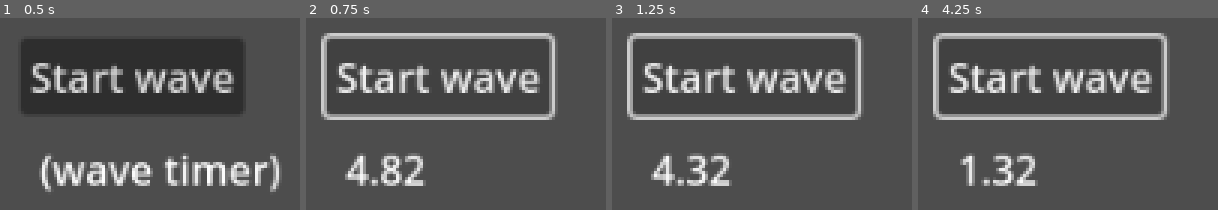
Above: before the commit, frames 1-4 (left to right).
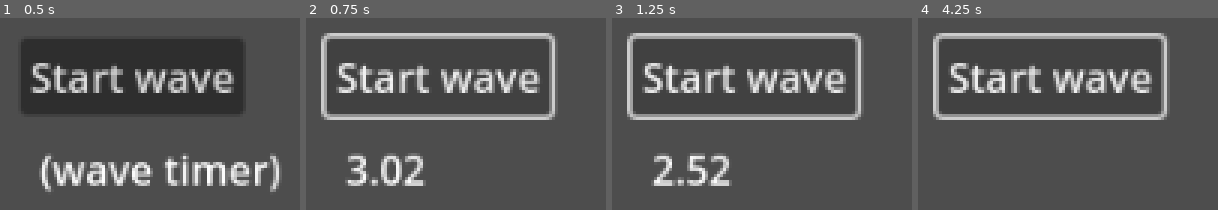
Above: after the commit, the same moments.

Repository: sjerpsthomas/lewe-game-jam
Game: Godot game, scene res://world/world.tscn
The game is run twice, just before and just after one commit, with the same random seed, the same clock (stepped at 60 frames per second) and the same inputs.
Inputs:
- Up to frame 1 (0.5 s): no input
- Up to frame 2 (0.75 s): click "Start wave" at 0.5 s
- Up to frame 3 (1.25 s): no input
- Up to frame 4 (4.25 s): click "Start wave" at 1.25 s; click "Start wave" at 2 s; tap Enter at 2.75 s; tap Space at 3.5 s

Frame 1 is identical in both runs. In frame 2, 1.4% of the frame differs, in the area x 13-32%, y 70-88%; in frame 3, 1.4%; in frame 4, 2.2%, in the area x 14-40%, y 70-88%.

Commit message:
Add example wave file

Diff:
--- a/wave_file/wave_file.gd
+++ b/wave_file/wave_file.gd
@@ -26,8 +26,25 @@
 		var subwave = Subwave.new()
 
 		var enemy_path = line_data[0]
-		subwave.enemy = null if enemy_path == "" else load("res://" + enemy_path)
-		subwave.count = int(line_data[1])
-		subwave.delta = float(line_data[2])
+
+		# enable waiting
+		if enemy_path == "*":
+			subwave.enemy = null
+			subwave.count = 0
+			subwave.delta = float(line_data[1])
+		else:
+			subwave.enemy = load("res://" + enemy_path)
+			subwave.count = int(line_data[1])
+			subwave.delta = float(line_data[2])
 
 		subwaves.append(subwave)
+
+
+# get the total time of the subwave
+func get_total_time() -> float:
+	var res := 0.0
+
+	for subwave in subwaves:
+		res += subwave.delta * subwave.count
+
+	return res
--- a/world/world.gd
+++ b/world/world.gd
@@ -18,10 +18,6 @@
 
 var wave_timer: float
 
-# -
-func _ready() -> void:
-	wave_file = WaveFile.new(wave_file_path)
-	pass
 
 # -
 func _process(delta: float) -> void:
@@ -46,13 +42,12 @@
 	state = State.ACTIVE
 	timer_label.visible = true
 
-	# todo: read from wave file
-	wave_timer = 5.0
+	wave_file = WaveFile.new(wave_file_path)
+	wave_timer = wave_file.get_total_time()
+	print(wave_timer)
 
 # -
 func _process_active(delta: float) -> void:
-	print("Process active")
-
 	wave_timer -= delta
 
 	timer_label.text = "%.2f" % wave_timer
Not shown, changed: test_wave.txt
